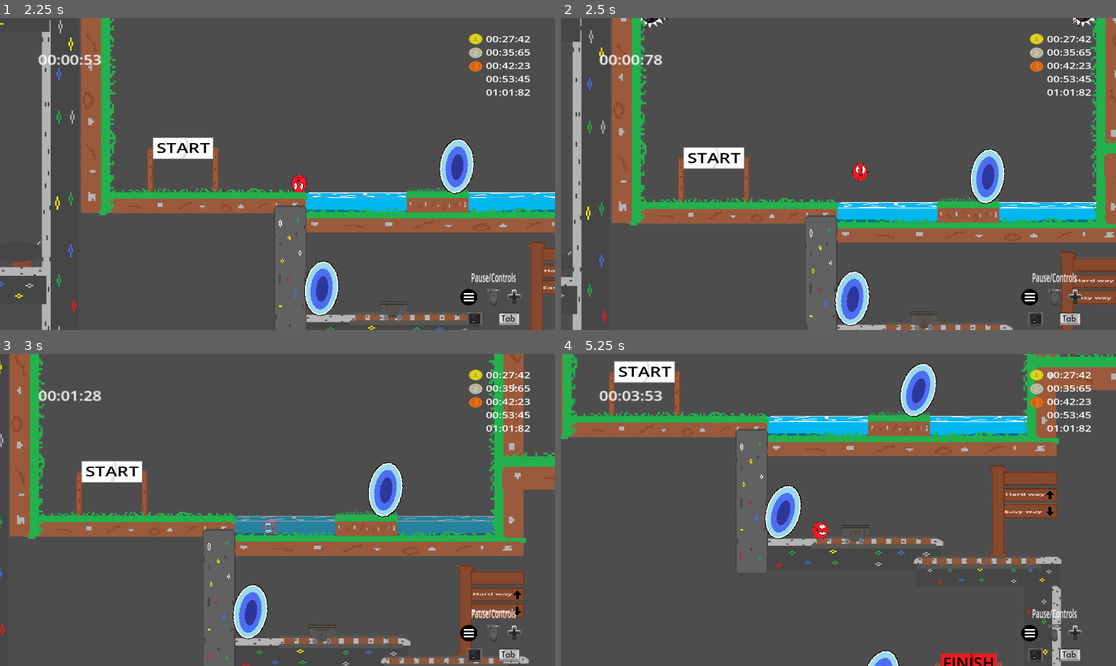
Above: before the commit, frames 1-4 (two rows, left to right).
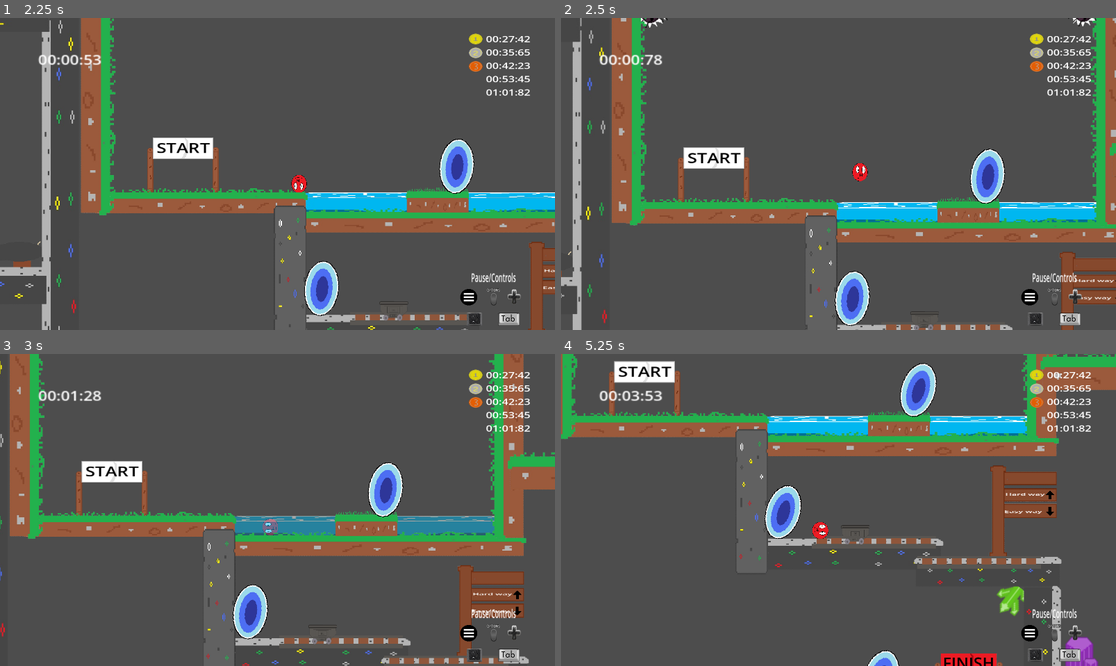
Above: after the commit, the same moments.

Repository: Mahnwe/TheBallThatWasUwU
Game: Godot game, scene res://Scenes/menu.tscn
The game is run twice, just before and just after one commit, with the same random seed, the same clock (stepped at 60 frames per second) and the same inputs. Sound files missing from this copy of the repository are replaced by a short silence.
Inputs (mouse positions are in pixels of both pictures, inside the frame that each line leads up to):
- Up to frame 1 (2.25 s): click "Level 4" at 0.5 s; tap Enter at 1.25 s; move the mouse to (399, 158) at 1.27 s; hold D (move_right) from 1.28 s (still down); tap F (next_level) at 1.35 s; click (399, 158) at 1.42 s; tap Space (jump) at 1.52 s; move the mouse to (166, 189) at 2.02 s; tap C (close_commands) at 2.1 s
- Up to frame 2 (2.5 s): keep holding D (move_right); tap Space (jump) at 2.27 s; tap F (next_level) at 2.3 s
- Up to frame 3 (3 s): move the mouse to (333, 441) at 2.77 s; release D (move_right) at 2.78 s; hold A (move_left) from 2.78 s (still down); tap Shift (dash) at 2.85 s
- Up to frame 4 (5.25 s): tap F (next_level) at 3.05, 3.6, 4.35 s; move the mouse to (810, 572) at 3.52 s; release A (move_left) at 3.53 s; hold D (move_right) 3.53-5.03 s; click (810, 572) at 3.67 s; tap Space (jump) at 3.77, 4.52 s; move the mouse to (1005, 556) at 4.27 s; move the mouse to (672, 463) at 5.02 s; hold A (move_left) from 5.03 s (still down); tap C (close_commands) at 5.1 s

Frame 1 is identical in both runs. In frame 2, less than 0.1% of the frame differs, in the area x 97-100%, y 38-51%; in frame 3, 0.1%; in frame 4, 0.8%, in the area x 78-100%, y 0-100%.

Commit message:
Add crystal sprites and put some decorations in level 4

Diff:
--- a/Scenes/level4.tscn
+++ b/Scenes/level4.tscn
@@ -1,7 +1,8 @@
-[gd_scene load_steps=35 format=3 uid="uid://dd7p5q35wxgff"]
+[gd_scene load_steps=40 format=3 uid="uid://dd7p5q35wxgff"]
 
 [ext_resource type="Script" path="res://Scripts/level_4.gd" id="1_aw8g7"]
 [ext_resource type="PackedScene" uid="uid://c26rjdt07ubrq" path="res://Scenes/player.tscn" id="2_wulbk"]
+[ext_resource type="PackedScene" uid="uid://6gv7f8sbn6x" path="res://Scenes/game_area.tscn" id="3_5qifi"]
 [ext_resource type="PackedScene" uid="uid://bbctegcfntwoe" path="res://Scenes/pause.tscn" id="3_cxj1m"]
 [ext_resource type="PackedScene" uid="uid://dwvnkbkl3fw0d" path="res://Scenes/platform.tscn" id="4_3b0rq"]
 [ext_resource type="PackedScene" uid="uid://csgwqsc62crjo" path="res://Scenes/start_area.tscn" id="5_j2588"]
@@ -21,6 +22,10 @@
 [ext_resource type="PackedScene" uid="uid://cl7gj22hnfxog" path="res://Scenes/finish_ui.tscn" id="19_mmpto"]
 [ext_resource type="PackedScene" uid="uid://dirhjvk3xk4re" path="res://Scenes/cannon.tscn" id="20_lku4j"]
 [ext_resource type="PackedScene" uid="uid://7qfwpggjf11t" path="res://Scenes/save_point.tscn" id="21_w7q8s"]
+[ext_resource type="Texture2D" uid="uid://b6usifvesgxpx" path="res://Arts/CrystalSprite/PurpleCrystal.png" id="22_nolc5"]
+[ext_resource type="Texture2D" uid="uid://bhxseqaq3bms5" path="res://Arts/CrystalSprite/GreenCrystalSprite.png" id="24_2cije"]
+[ext_resource type="Texture2D" uid="uid://danihsy4mjs3o" path="res://Arts/CrystalSprite/BlueCrystal.png" id="25_f3fua"]
+[ext_resource type="PackedScene" uid="uid://6evsxx3ik4ta" path="res://Scenes/warning_sign.tscn" id="26_7ypa6"]
 
 [sub_resource type="Curve2D" id="Curve2D_wok5w"]
 _data = {
@@ -100,6 +105,10 @@
 [node name="StartArea" parent="." instance=ExtResource("5_j2588")]
 position = Vector2(-2916, -1496)
 scale = Vector2(0.679995, 0.8)
+
+[node name="GameArea" parent="." instance=ExtResource("3_5qifi")]
+position = Vector2(-3621, -285)
+scale = Vector2(8.95017, 10.9395)
 
 [node name="Player" parent="." instance=ExtResource("2_wulbk")]
 z_index = 2
@@ -107,6 +116,7 @@
 scale = Vector2(0.717345, 0.442253)
 
 [node name="Pause" parent="Player" instance=ExtResource("3_cxj1m")]
+visible = false
 offset_left = -692.833
 offset_top = -669.3
 offset_right = -692.833
@@ -219,7 +229,7 @@
 scale = Vector2(1.36121, 1.56)
 
 [node name="platform7" parent="platform8" instance=ExtResource("4_3b0rq")]
-position = Vector2(-115.02, 595.794)
+position = Vector2(-114.878, 583.615)
 rotation = -1.55901
 scale = Vector2(0.641036, 1.14602)
 skew = -0.00281227
@@ -437,12 +447,6 @@
 position = Vector2(-18.3331, -26.4745)
 scale = Vector2(0.266282, 0.192662)
 
-[node name="Finish" parent="." instance=ExtResource("18_rc5ql")]
-position = Vector2(-2112, -774)
-scale = Vector2(0.479996, 0.56)
-
-[node name="FinishUI" parent="Finish" instance=ExtResource("19_mmpto")]
-
 [node name="Cannon4" parent="." groups=["cannon_group"] instance=ExtResource("20_lku4j")]
 position = Vector2(-3941, -1506)
 flip_value = 1
@@ -544,7 +548,100 @@
 [node name="FinishPortal2" parent="." instance=ExtResource("8_cv4mv")]
 position = Vector2(-2330, -787)
 
+[node name="Finish" parent="." instance=ExtResource("18_rc5ql")]
+position = Vector2(-2112, -774)
+scale = Vector2(0.479996, 0.56)
+
+[node name="FinishUI" parent="Finish" instance=ExtResource("19_mmpto")]
+visible = false
+
+[node name="Sprite2D" type="Sprite2D" parent="."]
+position = Vector2(-1839, -836)
+scale = Vector2(2.38199, 2.75031)
+texture = ExtResource("22_nolc5")
+
+[node name="Sprite2D" type="Sprite2D" parent="Sprite2D"]
+position = Vector2(209.489, 0)
+scale = Vector2(1.28086, 1)
+texture = ExtResource("22_nolc5")
+
+[node name="Sprite2D2" type="Sprite2D" parent="."]
+position = Vector2(-3034, -500)
+rotation = 3.61018
+scale = Vector2(2.53846, 2.31818)
+texture = ExtResource("24_2cije")
+
+[node name="Sprite2D3" type="Sprite2D" parent="."]
+position = Vector2(-4273, -1802)
+rotation = 2.20703
+scale = Vector2(3.11538, 3.13636)
+texture = ExtResource("24_2cije")
+
+[node name="Sprite2D4" type="Sprite2D" parent="."]
+position = Vector2(-5867, -1278)
+rotation = 1.16729
+scale = Vector2(1.82, 1.62)
+texture = ExtResource("25_f3fua")
+
+[node name="Sprite2D5" type="Sprite2D" parent="."]
+position = Vector2(-4855, 1401)
+rotation = -1.19725
+scale = Vector2(2.18, 2.22)
+texture = ExtResource("25_f3fua")
+
+[node name="Sprite2D6" type="Sprite2D" parent="."]
+position = Vector2(-3156, -296)
+scale = Vector2(1.22, 1.54)
+texture = ExtResource("25_f3fua")
+
+[node name="Sprite2D7" type="Sprite2D" parent="."]
+position = Vector2(-3820, -1195)
+scale = Vector2(1.58, 1.94)
+texture = ExtResource("25_f3fua")
+
+[node name="Sprite2D8" type="Sprite2D" parent="."]
+position = Vector2(-2012, -969)
+rotation = -2.4883
+scale = Vector2(2.93539, 3.77983)
+texture = ExtResource("24_2cije")
+
+[node name="Sprite2D9" type="Sprite2D" parent="."]
+position = Vector2(-3334, -643)
+scale = Vector2(1.3, 1.36)
+texture = ExtResource("22_nolc5")
+
+[node name="TripleSign2" parent="." instance=ExtResource("14_d3ynf")]
+position = Vector2(-3240, -692)
+scale = Vector2(0.299773, 0.302059)
+
+[node name="Sprite2D2" type="Sprite2D" parent="TripleSign2"]
+position = Vector2(169.373, -209.878)
+rotation = 1.5708
+scale = Vector2(0.101554, 0.129941)
+texture = ExtResource("15_0fl21")
+
+[node name="WarningSign" parent="." instance=ExtResource("26_7ypa6")]
+z_index = -2
+position = Vector2(-3245, -649)
+
+[node name="Sprite2D10" type="Sprite2D" parent="."]
+position = Vector2(-4704, -932)
+scale = Vector2(1.74, 1.48)
+texture = ExtResource("22_nolc5")
+
+[node name="Sprite2D11" type="Sprite2D" parent="."]
+position = Vector2(-4145, 92)
+rotation = -1.27467
+scale = Vector2(2.22305, 0.840757)
+texture = ExtResource("22_nolc5")
+
+[node name="Sprite2D12" type="Sprite2D" parent="."]
+position = Vector2(-5637, -937)
+scale = Vector2(2.84615, 3.72727)
+texture = ExtResource("24_2cije")
+
 [connection signal="player_exited_start_area" from="StartArea" to="." method="_on_start_area_player_exited_start_area"]
+[connection signal="player_exited_game_area" from="GameArea" to="." method="_on_game_area_player_exited_game_area"]
 [connection signal="continue_is_clicked" from="Player/Pause" to="." method="_on_pause_continue_is_clicked"]
 [connection signal="spike_hit" from="Spike" to="." method="_on_spike_spike_hit"]
 [connection signal="spike_hit" from="Spike2" to="." method="_on_spike_spike_hit"]
@@ -562,8 +659,6 @@
 [connection signal="spike_hit" from="Path2D3/PathFollow2D/Spike" to="." method="_on_spike_spike_hit"]
 [connection signal="spike_hit" from="Path2D4/PathFollow2D/Spike" to="." method="_on_spike_spike_hit"]
 [connection signal="spike_hit" from="Path2D5/PathFollow2D/Spike" to="." method="_on_spike_spike_hit"]
-[connection signal="player_entered" from="Finish" to="." method="_on_finish_player_entered"]
-[connection signal="next_level_pressed" from="Finish/FinishUI" to="." method="_on_finish_ui_next_level_pressed"]
 [connection signal="player_dead_by_cannon_ball" from="Cannon4" to="." method="_on_cannon_player_dead_by_cannon_ball"]
 [connection signal="player_dead_by_cannon_ball" from="Cannon5" to="." method="_on_cannon_player_dead_by_cannon_ball"]
 [connection signal="player_dead_by_cannon_ball" from="Cannon6" to="." method="_on_cannon_player_dead_by_cannon_ball"]
@@ -576,3 +671,6 @@
 [connection signal="spike_hit" from="Path2D10/PathFollow2D/Spike" to="." method="_on_spike_spike_hit"]
 [connection signal="spike_hit" from="Path2D11/PathFollow2D/Spike" to="." method="_on_spike_spike_hit"]
 [connection signal="body_entered" from="FinishPortal" to="." method="_on_finish_portal_body_entered"]
+[connection signal="player_entered" from="Finish" to="." method="_on_finish_player_entered"]
+[connection signal="next_level_pressed" from="Finish/FinishUI" to="." method="_on_finish_ui_next_level_pressed"]
+[connection signal="set_up_sign_label" from="TripleSign2" to="." method="_on_triple_sign_2_set_up_sign_label"]
--- a/Scripts/level_4.gd
+++ b/Scripts/level_4.gd
@@ -33,6 +33,7 @@
 	is_paused = false
 	$Player.get_child(0).get_child(0).get_child(0).get_child(0).set_process(false)
 	_on_triple_sign_set_up_sign_label()
+	_on_triple_sign_2_set_up_sign_label()
 	$Path2D/PathFollow2D/HardRockMovingPlatform.set_process(false)
 	$Path2D2/PathFollow2D/EasyRockPlatform.set_process(false)
 
@@ -299,3 +300,9 @@
 		await get_tree().create_timer(0.2).timeout
 		body.position.x = ($FinishPortal2.position.x - 75)
 		body.position.y = ($FinishPortal2.position.y - 50)
+
+
+func _on_triple_sign_2_set_up_sign_label():
+	$TripleSign2.get_child(1).text = "Finish"
+	$TripleSign2.get_child(2).text = "Beware of"
+	$TripleSign2.get_child(3).text = "the gap"
Binary file added: Arts/CrystalSprite/BlueCrystal.png
Not shown, added: Arts/CrystalSprite/BlueCrystal.png.import
Binary file added: Arts/CrystalSprite/GreenCrystalSprite.png
Not shown, added: Arts/CrystalSprite/GreenCrystalSprite.png.import
Binary file added: Arts/CrystalSprite/PurpleCrystal.png
Not shown, added: Arts/CrystalSprite/PurpleCrystal.png.import
